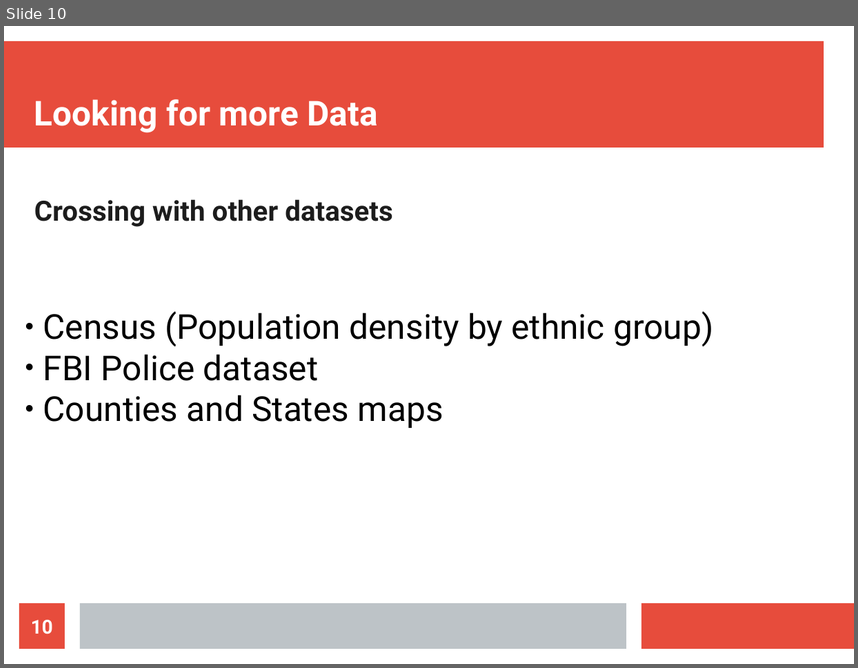
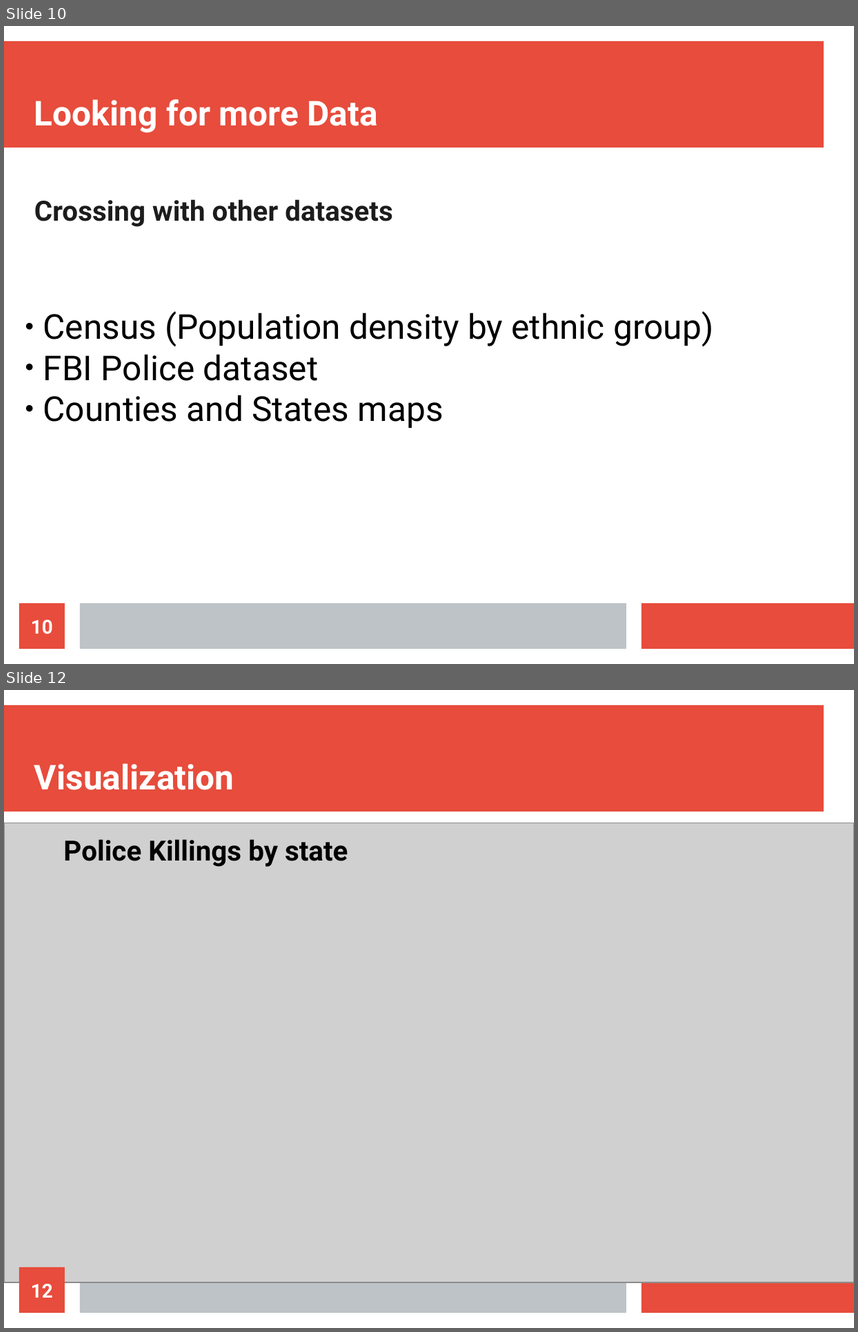
Before and after one commit to ReDI-Data-Analysis/data-analysis-project, a slide deck: project-presentation-data-analysis.odp. Shown one above the other, each under a label of ours: slide 10 before the commit, slides 10 and 12 after it; the slides between them are not shown. The pictures are 858x668 and 858x1332 pixels, drawn with LibreOffice and Linux fonts; fonts in the diff are those of the drawing; grey boxes stand for pictures. Boxes give left, top, right and bottom in pixels: in the first picture for what was removed or moved away, otherwise in the second. Text is boxed around its words. In the diff, an @@ line names an element or a change of style, - is before the commit and + after.

```diff
--- a/project-presentation-data-analysis.odp
+++ b/project-presentation-data-analysis.odp
@@ slide 12 added at [4,690,854,1328], background #FFFFFF; not listed: 3 template elements that a slide beside it also shows @@
@@ title added at [34,763,234,790], 32 pt, text #FFFFFF, bold @@
+Visualization
@@ picture added at [4,823,854,1283] @@
@@ text added at [63,839,348,867], 26 pt, text #000000, bold @@
+Police Killings by state
@@ page number added at [19,1267,65,1312], fill #E74C3C, 18 pt, text #FFFFFF, bold @@
+12
```
Also in this commit, not shown: 2 slides changed, 2 other slides added, 1 slide removed.
